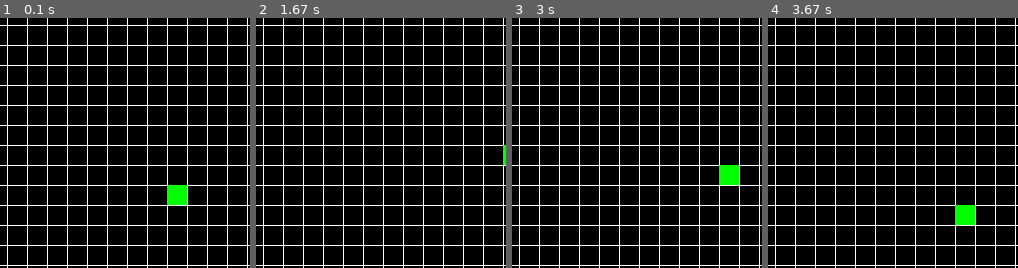
Above: before the commit, frames 1-4 (left to right).
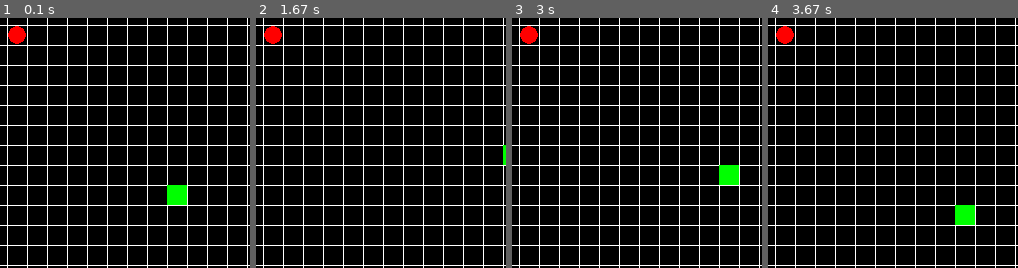
Above: after the commit, the same moments.

Repository: RobertTheNerd/Learning-Python
Game: pygame game, started from snake-game/snake2.py
Two runs of this game, one before a commit and one after it. Both use one fixed random seed, a clock stepped at 60 frames per second and the inputs below.
Inputs:
- Up to frame 1 (0.1 s): no input
- Up to frame 2 (1.67 s): hold Up 0.83-1.3 s; hold Right from 1.33 s (still down)
- Up to frame 3 (3 s): release Right at 1.92 s; hold Left 1.95-2.6 s; hold Down from 2.63 s (still down)
- Up to frame 4 (3.67 s): release Down at 3.32 s; hold Left from 3.35 s (still down)
The pictures show only the part of the screen within x 19-69%, y 15-65%; the shares and areas given below are measured in that part.

The runs differ from the first frame. In frame 1, 0.4% of the frame differs, in the area x 3-11%, y 3-11%; in frame 2, 0.4%; in frame 3, 0.4%; in frame 4, 0.4%.

Commit message:
draw apples

Diff:
--- /dev/null
+++ b/snake-game/basics.py
@@ -0,0 +1,9 @@
+def myadd(a, b):
+    return a + 2 * b
+
+
+result = myadd(10, 20) # result is 50
+
+result2 = myadd(myadd(5, 8), 20) #result2 61
+
+input()
--- a/snake-game/snake2.py
+++ b/snake-game/snake2.py
@@ -34,6 +34,10 @@
 
 def draw_snake(x, y):
     pg.draw.rect(screen, (0, 255, 0), (grid_width * x, grid_width * y, grid_width, grid_width))
+
+
+def draw_apple(x, y):
+    pg.draw.circle(screen, (255, 0, 0), (grid_width * (x + 0.5), grid_width * (y + 0.5)), grid_width//2 - 1)
 
 
 while True:
@@ -73,6 +77,9 @@
     # draw snake
     draw_snake(*snake_pos)
 
+    # draw apple
+    draw_apple(5, 4)
+
     pg.display.flip()
     pg.time.wait(move_delay)
 
--- /dev/null
+++ b/snake-game/test_random.py
@@ -0,0 +1,6 @@
+import random
+
+a = random.randrange(2)
+
+
+print(a)
